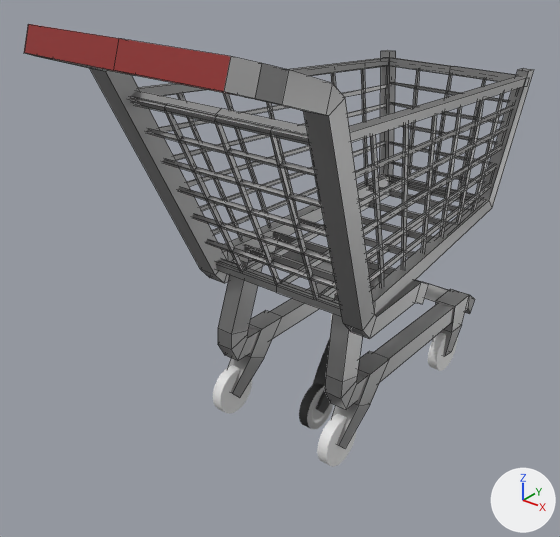
An edit to the Blender file Test3D/res/cart.blend, drawn before and after from the same camera.
Rendered twice from a 50 mm lens placed at (1.261, -1.932, 1.572), pointed at (-0.051, -0.292, 0.555). Every picture has the same lights, and +X, +Y and +Z are marked at lower right. Mesh edges are drawn as thin lines on the coarser meshes.
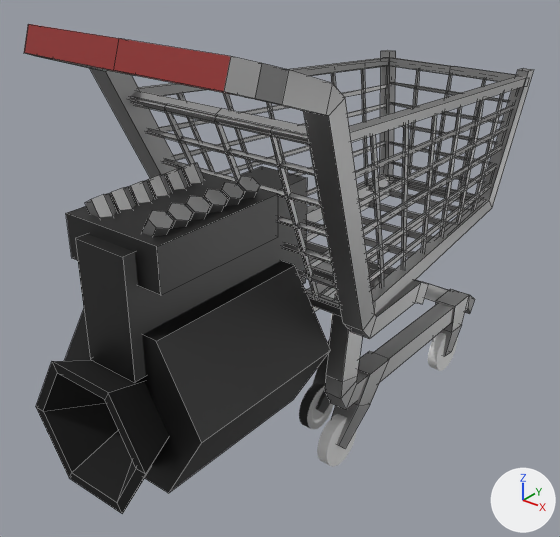
Pixel boxes (x1, y1, x2, y2) of what changed, in the pictures (560 x 537 px):
```json
{"object": "Cylinder", "change": "added", "after": [36, 162, 330, 514], "on screen": "black", "faces in mat_material_004 (dark grey #535353)": [65, 166, 330, 493], "faces in mat_material_006 (black #000000)": [36, 360, 169, 514], "faces in mat_material_005 (grey #a8a8a8)": [85, 162, 260, 236]}
```

Edits to the scene script, one JSON object a line:
```json
{"op": "add", "block": "mat_material_006", "code": ["mat_material_006 = principled_material('Material.006')", "mat_material_006.base_color = (0.0, 0.0, 0.0)  # black #000000", "mat_material_006.roughness = 0.862"]}
{"op": "add", "block": "mat_material_004", "code": ["mat_material_004 = principled_material('Material.004')", "mat_material_004.base_color = (0.0871, 0.0871, 0.0871)  # dark grey #535353", "mat_material_004.metallic = 1.0"]}
{"op": "add", "block": "mat_material_005", "code": ["mat_material_005 = principled_material('Material.005')", "mat_material_005.base_color = (0.393, 0.393, 0.393)  # grey #a8a8a8", "mat_material_005.metallic = 1.0"]}
{"op": "add", "block": "me_cylinder", "code": ["me_cylinder = bpy.data.meshes.new('Cylinder')", "me_cylinder.from_pydata(...)  # 196 vertices, 136 faces; spans x -1.073..-0.338, y -0.25..0.25, z 0.244..0.959", "# faces by material slot: [20, 20, 96]", "me_cylinder.materials.append(mat_material_006)  # black #000000", "me_cylinder.materials.append(mat_material_004)  # dark grey #535353", "me_cylinder.materials.append(mat_material_005)  # grey #a8a8a8"]}
{"op": "add", "block": "ob_cylinder", "code": ["ob_cylinder = bpy.data.objects.new('Cylinder', me_cylinder)", "ob_cylinder.location = (0.0, 0.0, 0.0)", "ob_cylinder.rotation_euler = (0.0, 0.0, 1.571)  # degrees (0, 0, 90)"]}
```
